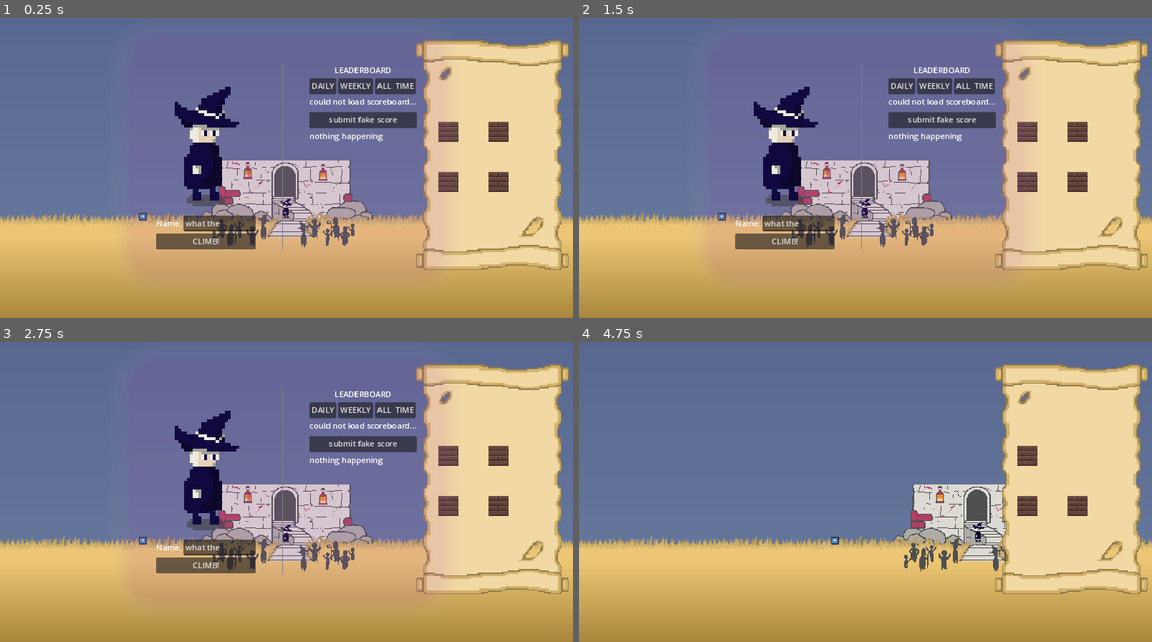
Above: before the commit, frames 1-4 (two rows, left to right).
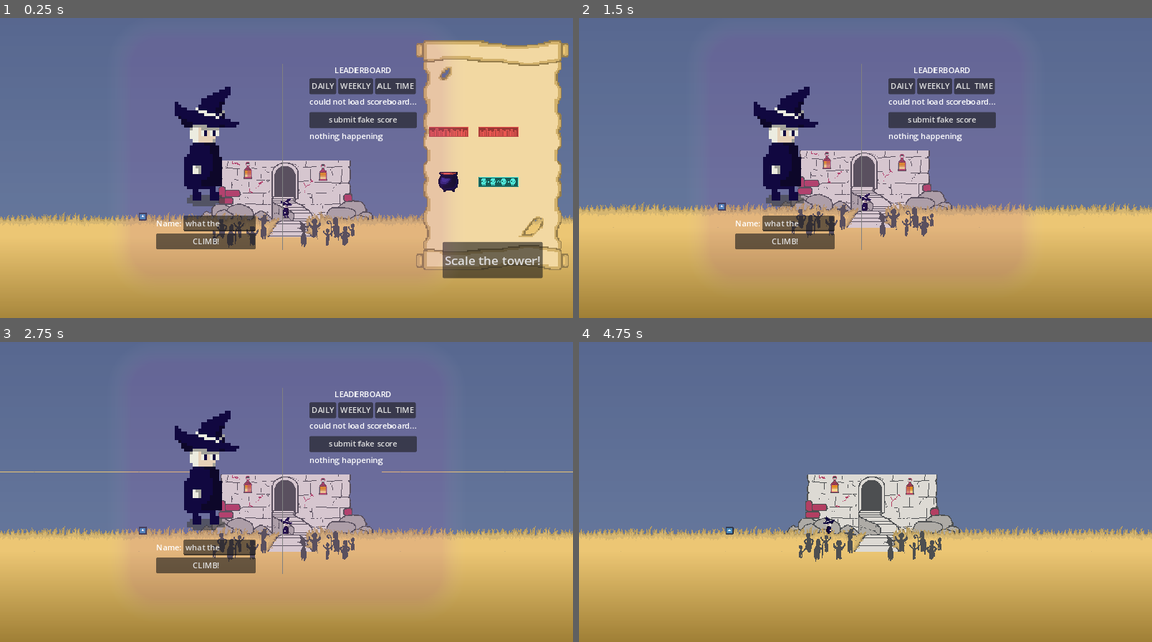
Above: after the commit, the same moments.

Repository: dicemaster5/Summon2Scale
Game: Godot game, scene res://scenes/main.tscn
The game is run twice, just before and just after one commit, with the same random seed, the same clock (stepped at 60 frames per second) and the same inputs. The engine's default icon, where the game draws it, is replaced by a stand-in: a white triangle on a blue panel in a dark square.
Inputs (mouse positions are in pixels of both pictures, inside the frame that each line leads up to):
- Up to frame 1 (0.25 s): no input
- Up to frame 2 (1.5 s): click (1071, 261) at 0.5 s, where only the run after the commit has a clickable "Scale the tower!"; drag from (1077, 183) to (722, 216) at 1.27 s
- Up to frame 3 (2.75 s): drag from (446, 507) to (143, 540) at 2.02 s
- Up to frame 4 (4.75 s): click "CLIMB!" at 2.75 s; click "START NOW" at 3.5 s; move the mouse to (1077, 456) at 4.27 s; hold A (move_left) from 4.28 s (still down); click (1077, 456) at 4.35 s

The runs differ from the first frame. In frame 1, 3.4% of the frame differs, in the area x 74-95%, y 34-87%; in frame 2, 24%; in frame 3, 24%; in frame 4, 28%, in the area x 0-100%, y 7-85%.

Commit message:
Game somewhat working yipee :sweat_smile:

Diff:
--- a/scenes/main.tscn
+++ b/scenes/main.tscn
@@ -10,13 +10,26 @@
 [ext_resource type="Script" path="res://scenes/block_container_area.gd" id="5_qduty"]
 [ext_resource type="PackedScene" uid="uid://b2qeydgwpvtr2" path="res://scenes/winscreen.tscn" id="5_yanaa"]
 [ext_resource type="Texture2D" uid="uid://dg664vyrc1lpl" path="res://assets/tower/ground_infinit extension.png" id="6_cg67q"]
-[ext_resource type="PackedScene" uid="uid://cgmhxvijem8h5" path="res://assets/blocks/deafault_block/block.tscn" id="6_mpqpl"]
 [ext_resource type="Texture2D" uid="uid://cxtunhe6p13h8" path="res://assets/tower/ground.png" id="7_56t36"]
-[ext_resource type="PackedScene" uid="uid://d1lwxctf8vbke" path="res://assets/blocks/stone_block/stone_block.tscn" id="7_jajmu"]
 [ext_resource type="Script" path="res://systems/cursor.gd" id="8_a2omg"]
 [ext_resource type="Texture2D" uid="uid://bt3u8ltfkj0w6" path="res://assets/tower/crowd.png" id="8_w0b8g"]
+[ext_resource type="PackedScene" path="res://assets/real_blocks/bronze_wide_block_city.tscn" id="9_8nl5q"]
 [ext_resource type="Texture2D" uid="uid://dgbteoggr04ld" path="res://assets/ui_elements/scroll.png" id="10_gl0ha"]
+[ext_resource type="PackedScene" path="res://assets/real_blocks/bronze_wide_block_skulls.tscn" id="10_hf14v"]
+[ext_resource type="PackedScene" path="res://assets/real_blocks/bronze_wide_block_sky.tscn" id="11_ffo8g"]
+[ext_resource type="Script" path="res://scenes/scale_tower_button.gd" id="11_ip2vg"]
+[ext_resource type="PackedScene" path="res://assets/real_blocks/cauldren_black.tscn" id="12_uyefo"]
 [ext_resource type="Script" path="res://systems/tower_area.gd" id="13_163k7"]
+[ext_resource type="PackedScene" path="res://assets/real_blocks/cauldren_green.tscn" id="13_dutyy"]
+[ext_resource type="PackedScene" path="res://assets/real_blocks/cauldren_purple.tscn" id="14_hgi4b"]
+[ext_resource type="PackedScene" path="res://assets/real_blocks/cauldren_red.tscn" id="15_63ipp"]
+[ext_resource type="PackedScene" path="res://assets/real_blocks/ice_wide_block_city.tscn" id="16_6pbn7"]
+[ext_resource type="PackedScene" path="res://assets/real_blocks/ice_wide_block_skulls.tscn" id="17_3csh1"]
+[ext_resource type="PackedScene" path="res://assets/real_blocks/ice_wide_block_sky.tscn" id="18_8gps5"]
+[ext_resource type="PackedScene" path="res://assets/real_blocks/square_candles.tscn" id="19_j4tuq"]
+[ext_resource type="PackedScene" path="res://assets/real_blocks/square_hat.tscn" id="20_81kgl"]
+[ext_resource type="PackedScene" path="res://assets/real_blocks/square_hourglass.tscn" id="21_fh6l5"]
+[ext_resource type="PackedScene" path="res://assets/real_blocks/square_tower.tscn" id="22_kdmlc"]
 
 [sub_resource type="Gradient" id="Gradient_mjvv7"]
 colors = PackedColorArray(0.0776302, 0.102834, 0.327013, 1, 0.421007, 0.493041, 0.631455, 1)
@@ -123,7 +136,7 @@
 z_index = 20
 position = Vector2(952, 324)
 script = ExtResource("5_qduty")
-blocks = Array[PackedScene]([ExtResource("6_mpqpl"), ExtResource("7_jajmu")])
+blocks = Array[PackedScene]([ExtResource("9_8nl5q"), ExtResource("10_hf14v"), ExtResource("11_ffo8g"), ExtResource("12_uyefo"), ExtResource("13_dutyy"), ExtResource("14_hgi4b"), ExtResource("15_63ipp"), ExtResource("16_6pbn7"), ExtResource("17_3csh1"), ExtResource("18_8gps5"), ExtResource("19_j4tuq"), ExtResource("20_81kgl"), ExtResource("21_fh6l5"), ExtResource("22_kdmlc")])
 positions = [NodePath("Position 1"), NodePath("Position 2"), NodePath("Position 3"), NodePath("Position 4")]
 
 [node name="Position 1" type="Node2D" parent="UserInterfaceManager/Buildscreen/BlockContainerArea"]
@@ -145,6 +158,23 @@
 scale = Vector2(2.40625, 2.40625)
 texture = ExtResource("10_gl0ha")
 
+[node name="ScaleTowerButton" type="Button" parent="UserInterfaceManager" node_paths=PackedStringArray("buildscreen")]
+anchors_preset = 6
+anchor_left = 1.0
+anchor_top = 0.5
+anchor_right = 1.0
+anchor_bottom = 0.5
+offset_left = -259.0
+offset_top = 171.0
+offset_right = -61.0
+offset_bottom = 244.0
+grow_horizontal = 0
+grow_vertical = 2
+theme_override_font_sizes/font_size = 25
+text = "Scale the tower!"
+script = ExtResource("11_ip2vg")
+buildscreen = NodePath("../Buildscreen")
+
 [node name="Player" parent="." instance=ExtResource("1_ucno6")]
 position = Vector2(0, 107.295)
 
--- /dev/null
+++ b/scenes/scale_tower_button.gd
@@ -0,0 +1,18 @@
+extends Button
+
+@export var buildscreen: Node2D
+
+# Called when the node enters the scene tree for the first time.
+func _ready() -> void:
+	pressed.connect(change_to_playmode)
+	pass # Replace with function body.
+
+
+# Called every frame. 'delta' is the elapsed time since the previous frame.
+func _process(delta: float) -> void:
+	pass
+
+func change_to_playmode() -> void:
+	buildscreen.visible = false
+	self.visible = false
+	Globals.change_gamemode(Globals.GAMEMODE.PLAYER)
Not shown: 1 places in scenes/main.tscn that only renumber resources
